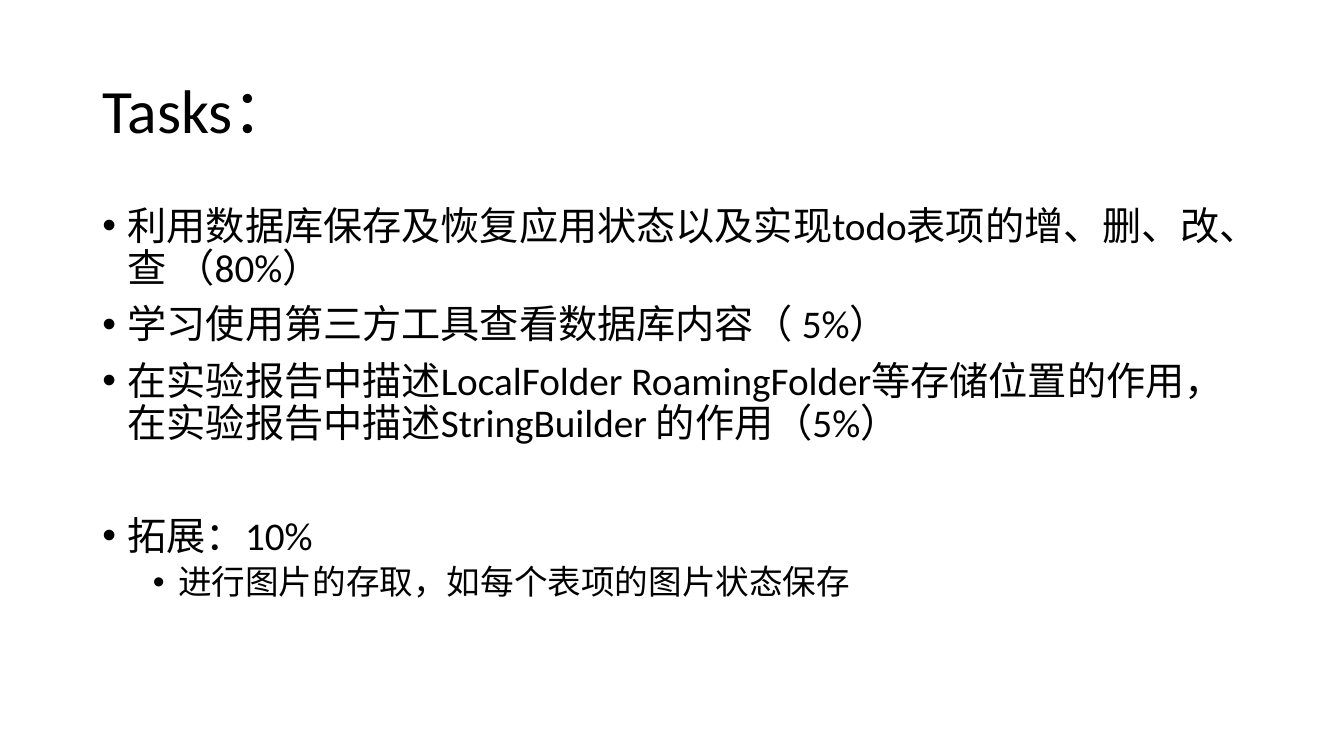
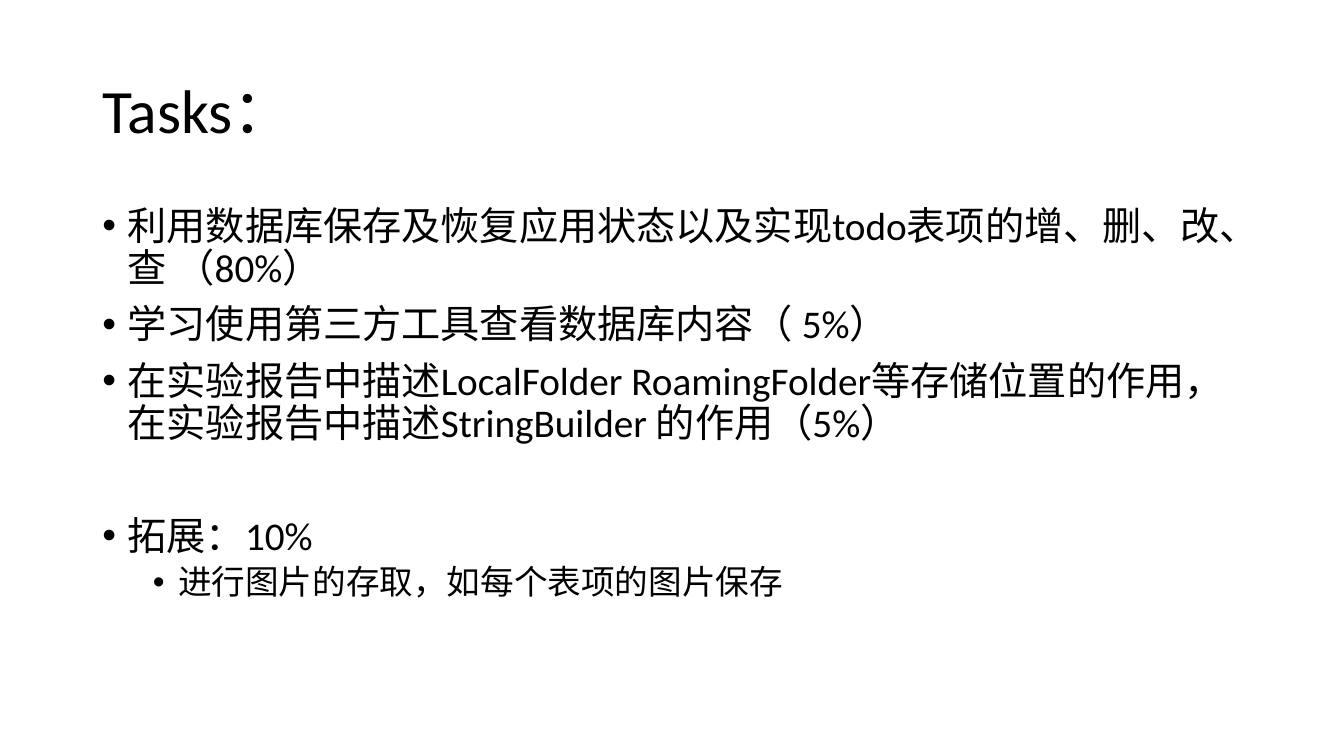
Before and after one commit to gfzheng/MOSAD, a slide deck: slide 11 of Labs/week6.pptx. Drawn at 1344x756 pixels with LibreOffice and Linux fonts; fonts in the diff are those of the drawing. Boxes give left, top, right and bottom in pixels: in the first picture for what was removed or moved away, otherwise in the second. Text is boxed around its words. In the diff, an @@ line names an element or a change of style, - is before the commit and + after.

Commit message:
week6

```diff
--- a/Labs/week6.pptx
+++ b/Labs/week6.pptx
@@ text at [178, 565, 783, 598]: text changed @@
-  • 进行图片的存取，如每个表项的图片状态保存
+  • 进行图片的存取，如每个表项的图片保存
```
